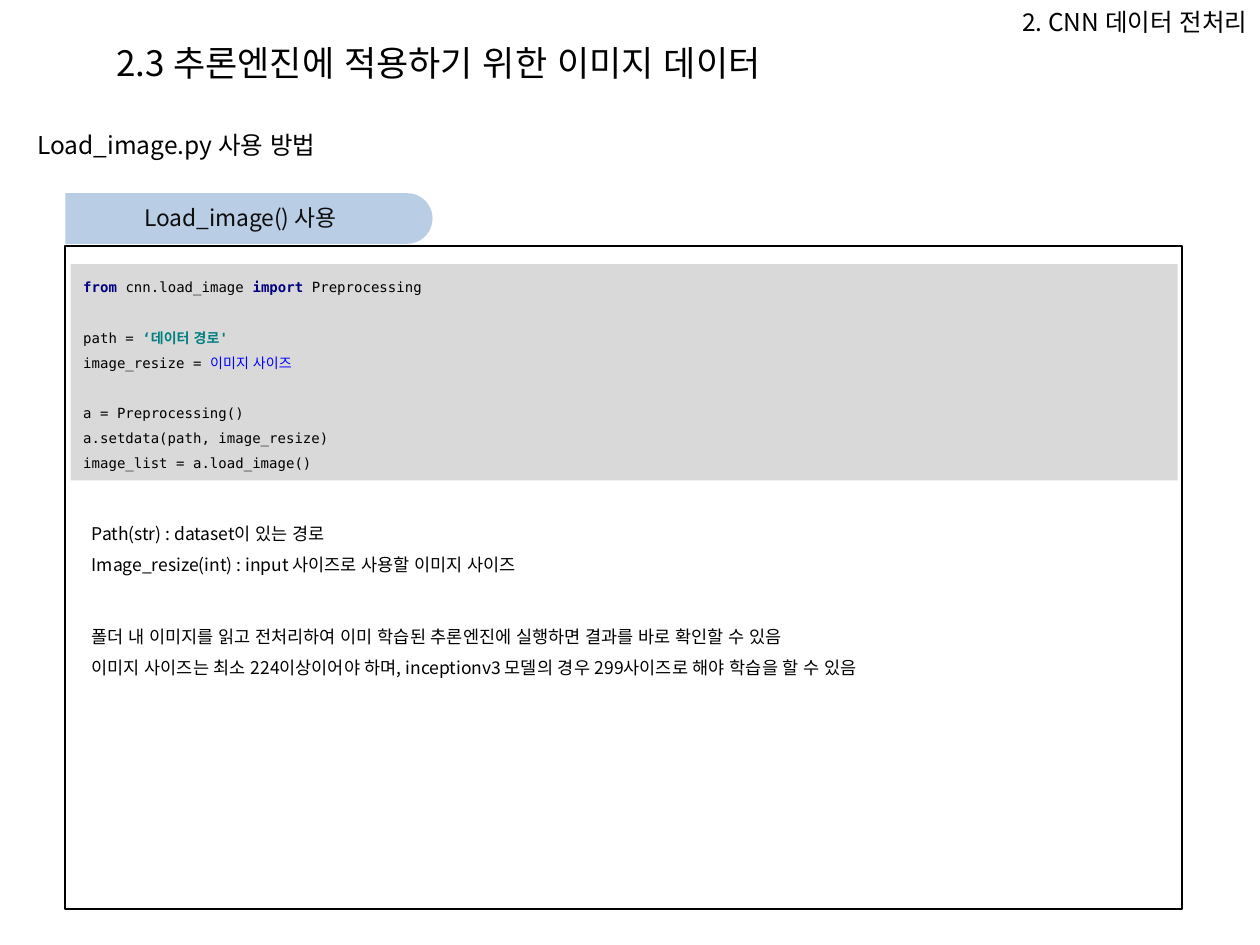
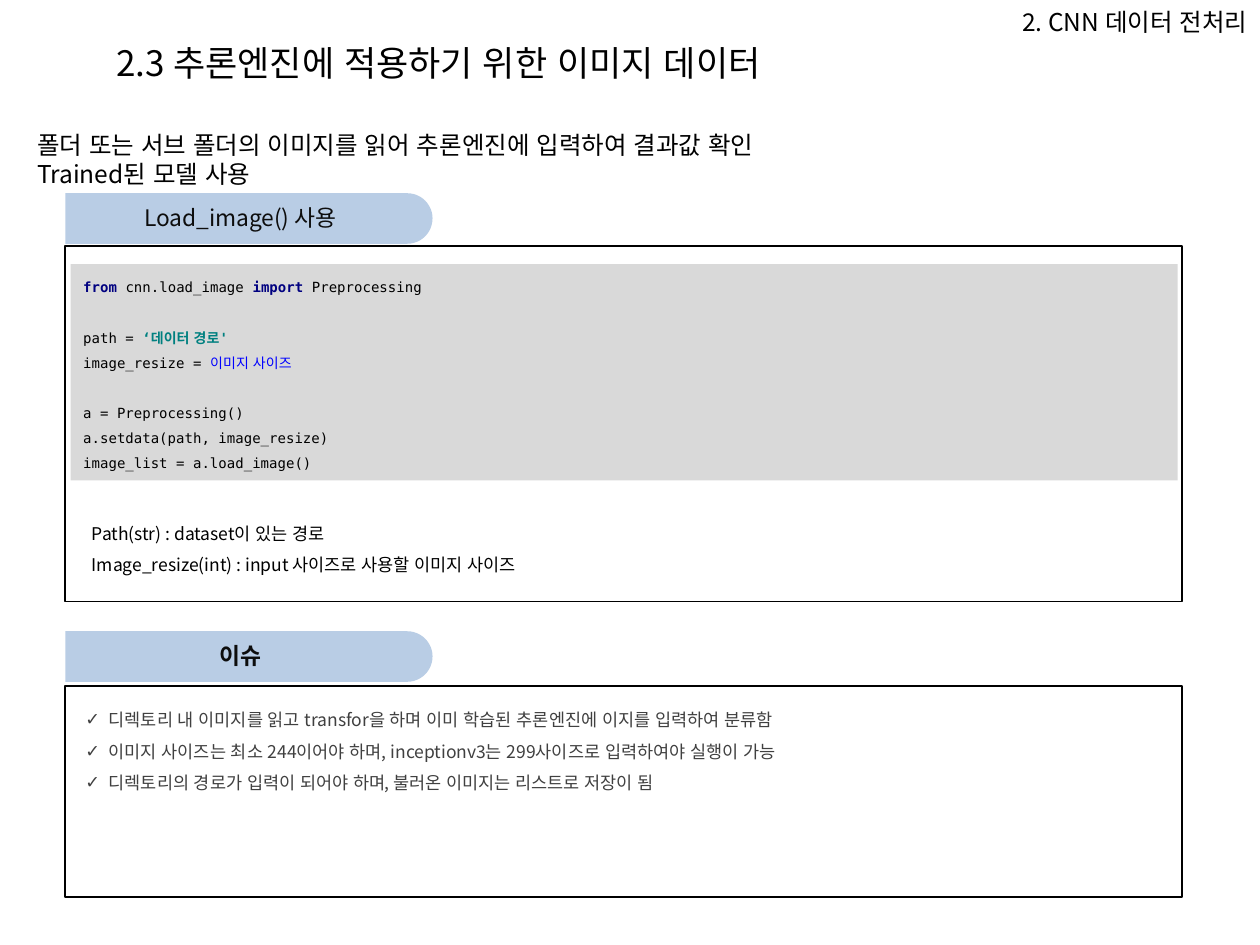
Before and after one commit to Heechul90/Preprocessing, a slide deck: slide 19 of 파이썬 전처리 코드 모듈화 설명.pptx (slide 18 before the commit). Drawn at 1260x945 pixels with LibreOffice and Linux fonts; fonts in the diff are those of the drawing; background and template pictures are left out. Boxes give left, top, right and bottom in pixels: in the first picture for what was removed or moved away, otherwise in the second. Text is boxed around its words. In the diff, an @@ line names an element or a change of style, - is before the commit and + after.

```diff
--- a/파이썬 전처리 코드 모듈화 설명.pptx
+++ b/파이썬 전처리 코드 모듈화 설명.pptx
@@ text removed at bbox=[37, 133, 315, 160] @@
-Load_image.py 사용 방법
@@ text added at bbox=[37, 133, 753, 185], 14 pt, text #000000 @@
+폴더 또는 서브 폴더의 이미지를 읽어 추론엔진에 입력하여 결과값 확인
+Trained된 모델 사용
@@ rectangle: place and size @@
-rectangle at bbox=[66, 246, 1182, 908]
+rectangle at bbox=[66, 246, 1182, 601]
@@ round same rect added at bbox=[66, 631, 433, 681], fill #B9CDE5 @@
@@ rectangle added at bbox=[68, 633, 413, 679], fill #B9CDE5, 13 pt, text #0D0D0D, bold @@
+이슈
@@ rectangle added at bbox=[66, 685, 1182, 896], outline #000000 1 pt @@
@@ text at bbox=[109, 711, 775, 792]: text changed; text colour #000000 to #404040 @@
-폴더 내 이미지를 읽고 전처리하여 이미 학습된 추론엔진에 실행하면 결과를 바로 확인할 수 있음
-이미지 사이즈는 최소 224이상이어야 하며, inceptionv3 모델의 경우 299사이즈로 해야 학습을 할 수 있음
+✓ 디렉토리 내 이미지를 읽고 transfor을 하며 이미 학습된 추론엔진에 이지를 입력하여 분류함
+✓ 이미지 사이즈는 최소 244이어야 하며, inceptionv3는 299사이즈로 입력하여야 실행이 가능
+✓ 디렉토리의 경로가 입력이 되어야 하며, 불러온 이미지는 리스트로 저장이 됨
```
Also in this commit, not shown: 13 other slides changed, 4 slides added, 3 slides removed, 14 other files.
